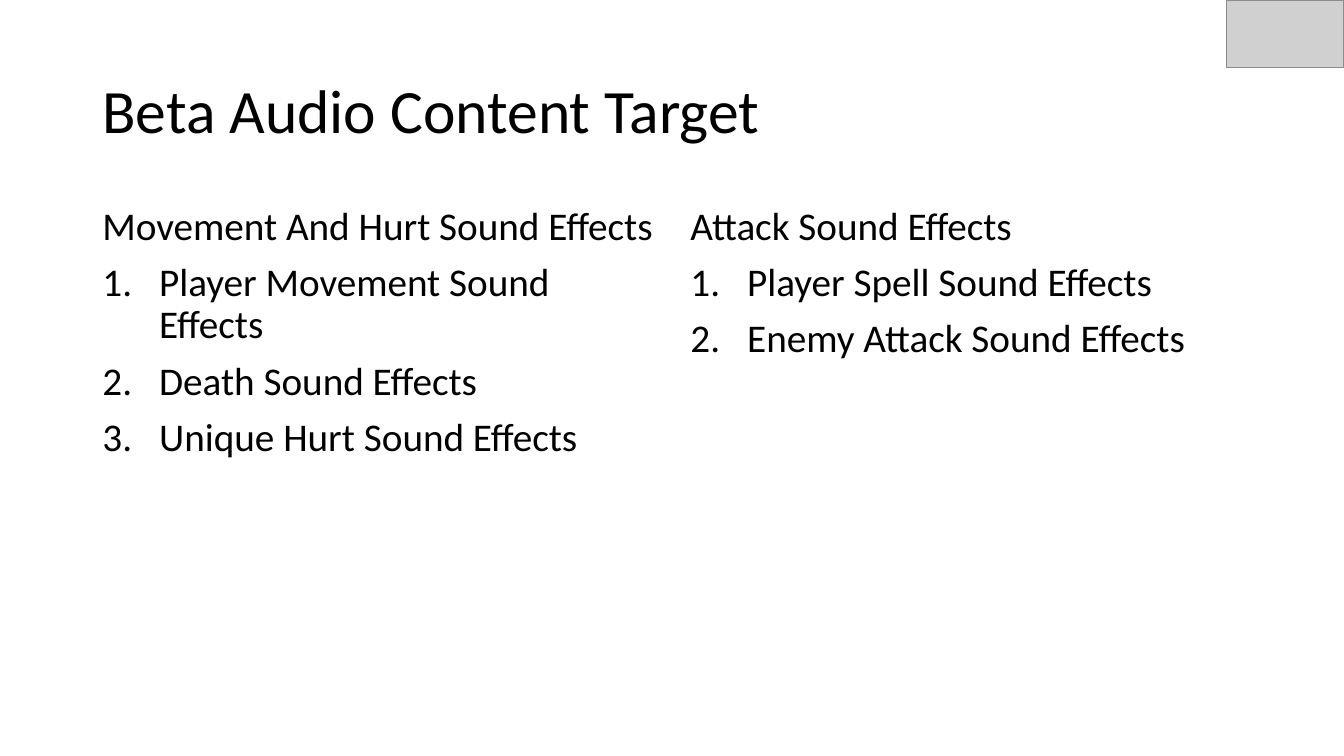
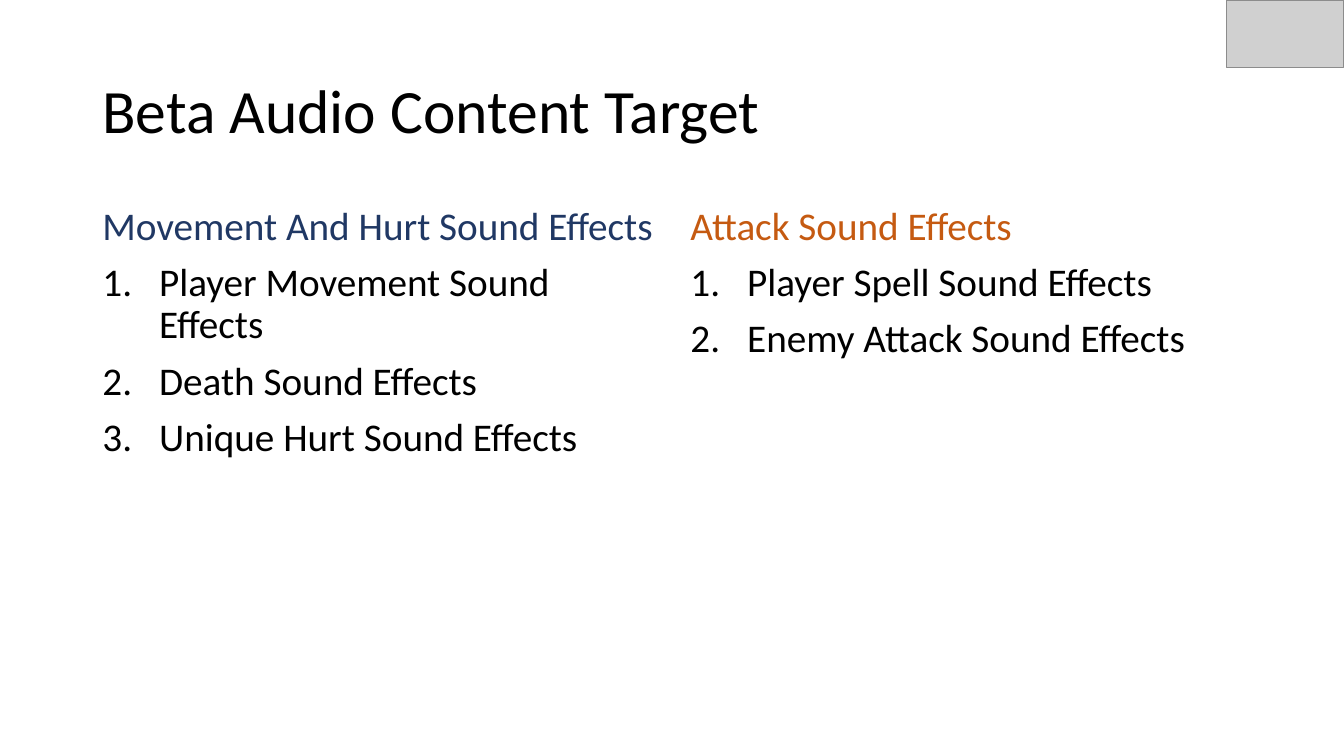
Before and after one commit to EliAnonymouse17/GDAfinal, a slide deck: slide 12 of Documentation/PresentationAlpha.pptx. Drawn at 1344x756 pixels with LibreOffice and Linux fonts; fonts in the diff are those of the drawing; grey boxes stand for pictures. Boxes give left, top, right and bottom in pixels: in the first picture for what was removed or moved away, otherwise in the second. Text is boxed around its words. In the diff, an @@ line names an element or a change of style, - is before the commit and + after.

```diff
--- a/Documentation/PresentationAlpha.pptx
+++ b/Documentation/PresentationAlpha.pptx
@@ text at (x1=102, y1=212, x2=652, y2=241): text colour #000000 to #203864 in "Movement And Hurt Sound Effects" @@
@@ text at (x1=690, y1=212, x2=1012, y2=241): text colour #000000 to #C55A11 in "Attack Sound Effects" @@
```
Also in this commit, not shown: 9 other slides changed.
